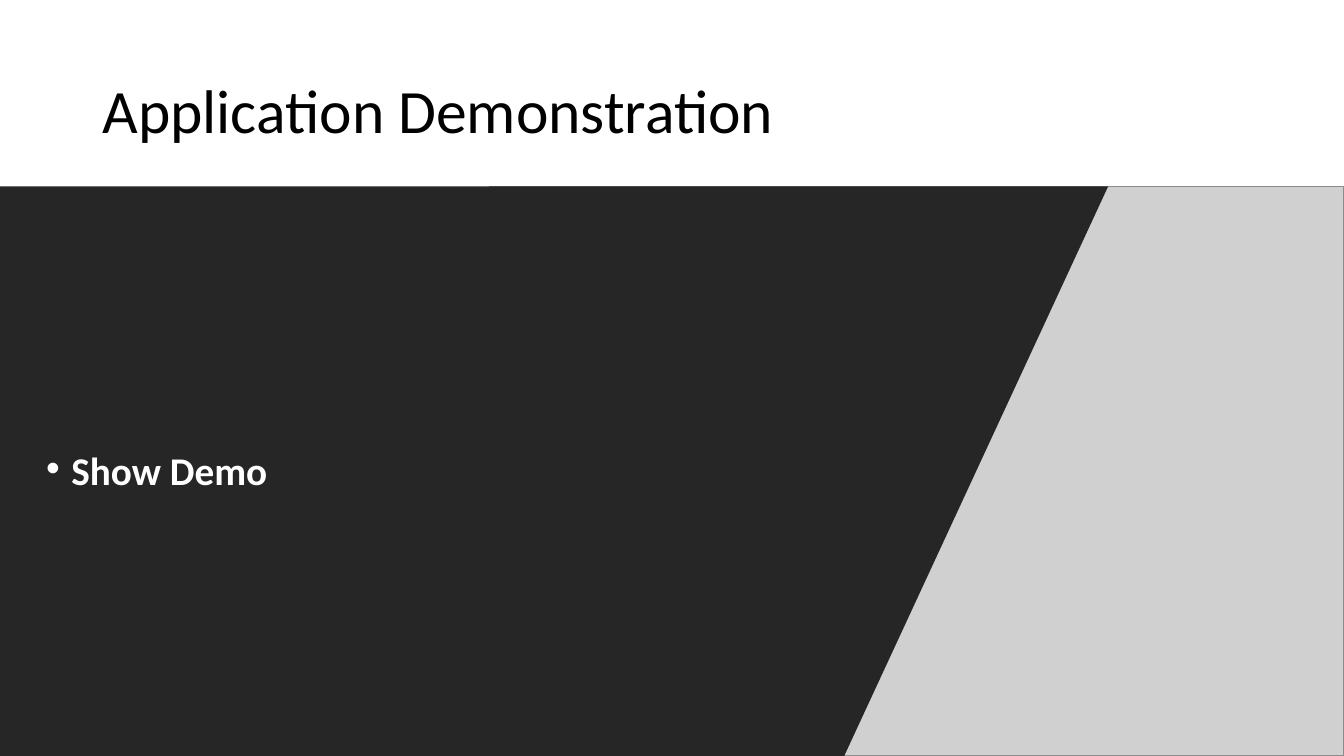
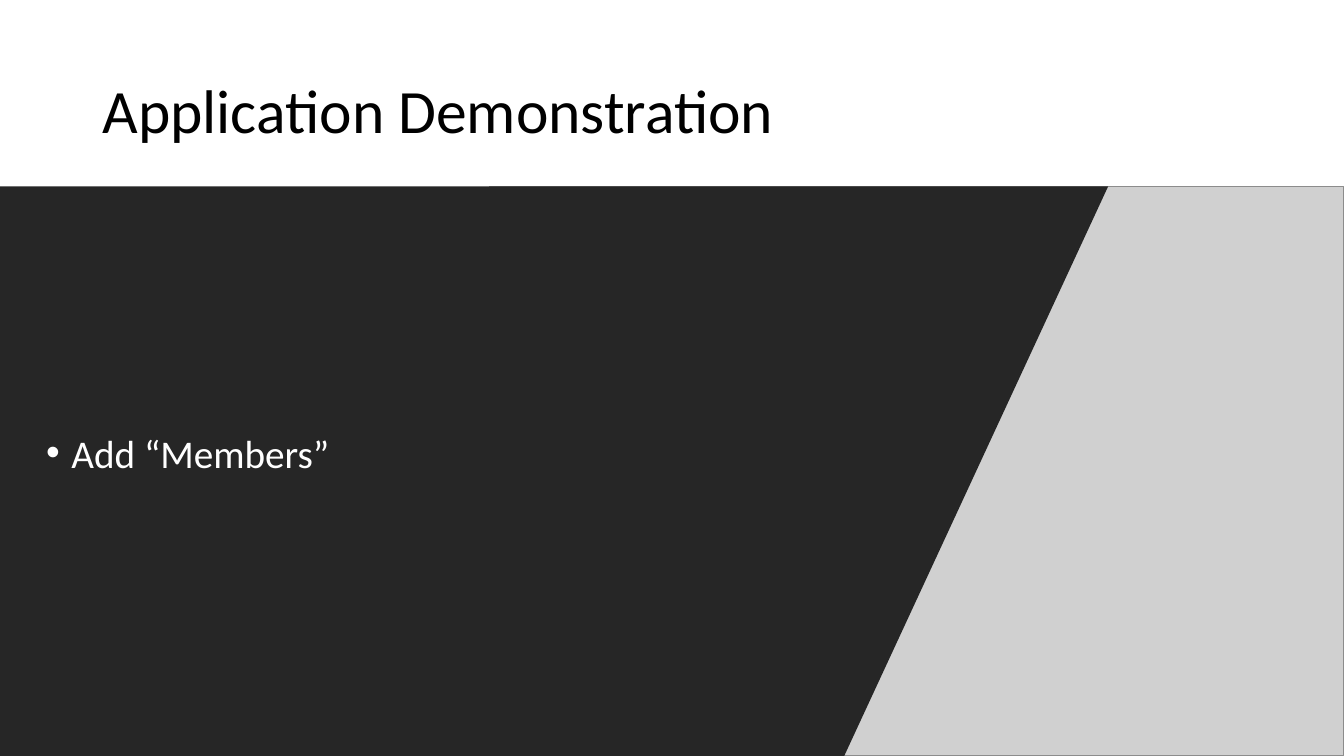
Before and after one commit to dustinfast/TeamPlayTracker, a slide deck: slide 10 of FinalReport/AWGADemo.pptx (slide 9 before the commit). Drawn at 1344x756 pixels with LibreOffice and Linux fonts; fonts in the diff are those of the drawing; grey boxes stand for pictures. Boxes give left, top, right and bottom in pixels: in the first picture for what was removed or moved away, otherwise in the second. Text is boxed around its words. In the diff, an @@ line names an element or a change of style, - is before the commit and + after.

```diff
--- a/FinalReport/AWGADemo.pptx
+++ b/FinalReport/AWGADemo.pptx
@@ text at bbox=[71, 440, 329, 469]: text changed; bold off @@
-• Show Demo
+• Add “Members”
```
Also in this commit, not shown: 5 other slides changed, 1 slide added.
